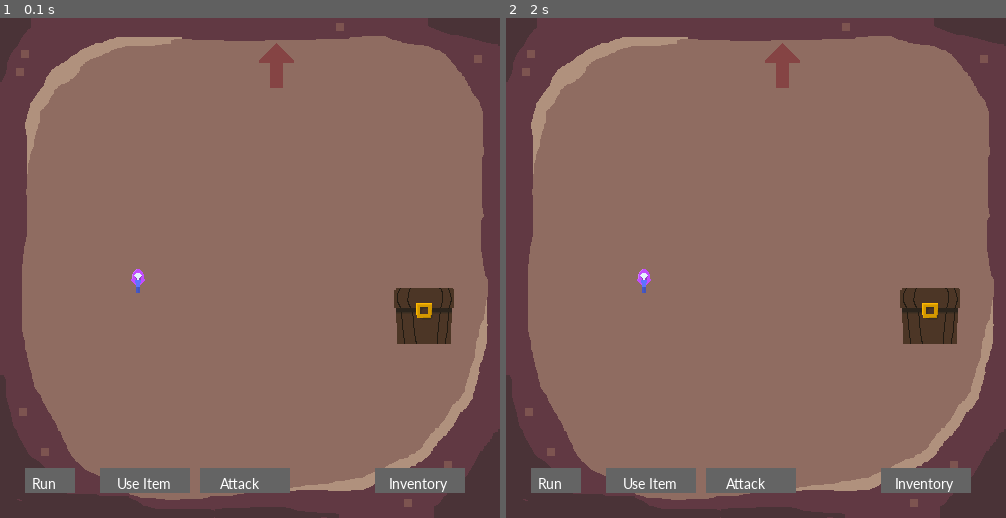
Above: before the commit, frames 1-2 (left to right).
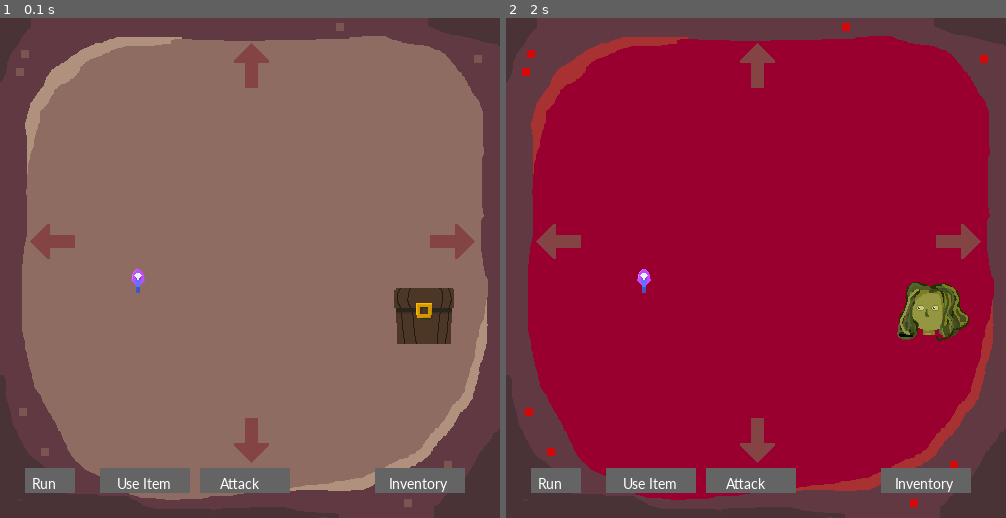
Above: after the commit, the same moments.

Repository: anra8571/csci4448_dungeoncrawler
Game: pygame game, started from pygame_test.py
The game is run twice, just before and just after one commit, with the same random seed, the same clock (stepped at 60 frames per second) and the same inputs.
Inputs (mouse positions are in pixels of both pictures, inside the frame that each line leads up to):
- Up to frame 1 (0.1 s): no input
- Up to frame 2 (2 s): click (556, 238) at 0.38 s; click (756, 63) at 1.72 s

The runs differ from the first frame. In frame 1, 1.4% of the frame differs, in the area x 6-95%, y 5-89%; in frame 2, 76%, in the area x 3-98%, y 1-98%.

Commit message:
spawn rooms, change room sprites based on room type

Diff:
--- a/pygame_test.py
+++ b/pygame_test.py
@@ -64,8 +64,12 @@
 class ArrowSprite(pygame.sprite.Sprite):
     def __init__(self, direction):
         super(ArrowSprite, self).__init__()
+        self.direction = direction
         if direction == "North":
             char_path = os.path.join("graphics", "arrow_up.png")
+            #self.surf = pygame.image.load(char_path).convert()
+            #self.surf.set_colorkey((0, 0, 0), RLEACCEL)
+            #self.rect = self.surf.get_rect()
         elif direction == "East":
             char_path = os.path.join("graphics", "arrow_right.png")
         elif direction == "South":
@@ -75,6 +79,8 @@
         self.surf = pygame.image.load(char_path).convert()
         self.surf.set_colorkey((0, 0, 0), RLEACCEL)
         self.rect = self.surf.get_rect()
+    def Clicked(self):
+        print("clicked the " + self.direction + " arrow")
 
 class Player():
     def __init__(self):
@@ -108,13 +114,18 @@
 map = {} # empty dictionary that will contain all the rooms - coordinate tuple is the key, room object value
 currentRoom = room.Room((0,0), "safe") # create initial room at (0,0) and it is a safe room
 
+numDefeated = 0 # number of enemies defeated
+
 run = True
 while run:
     # Draws the background and inventory buttons
     if currentRoom.roomType == "safe":
         screen.blit(bg_image, (0, 0)) # safe room background
+        screen.blit((chest.surf), ((3 * WIDTH)/4, HEIGHT/2))
     else:
         screen.blit(bg_monster, (0,0)) # monster background
+        screen.blit((monster.surf), ((3 * WIDTH)/4, HEIGHT/2))
+
     pygame.draw.rect(screen, (100, 100, 100), [375, 450, 90, 25]) # Inventory
     text = smallfont.render("Inventory", True, (255, 255, 255))
     screen.blit(text, (389, 457))
@@ -136,8 +147,11 @@
         continue
     else:
         screen.blit(player_sprite.surf, (WIDTH/4, HEIGHT/2))
-        screen.blit((chest.surf), ((3 * WIDTH)/4, HEIGHT/2))
-    screen.blit((northArrow.surf), (WIDTH/2, 20))
+
+    screen.blit((northArrow.surf), (225, 20))
+    screen.blit((eastArrow.surf), (WIDTH - 75, HEIGHT/2 -50))
+    screen.blit((southArrow.surf), (225, HEIGHT-100))
+    screen.blit((westArrow.surf), (30, HEIGHT/2-50))
 
     # Gets the mouse position
     mouse = pygame.mouse.get_pos()
@@ -149,6 +163,21 @@
             run = False
         if event.type == MOUSEBUTTONDOWN:
             print(mouse)
+
+            # arrow
+            if 235 <= mouse[0] < 270 and 25 <= mouse[1] <= 70: # northArrow.rect.collidepoint(mouse)
+                ArrowSprite.Clicked(northArrow)
+                currentRoom = room.Room.SpawnRoom(map, currentRoom, (currentRoom.x, currentRoom.y), numDefeated, "north")
+            elif 430 <= mouse[0] < 475 and 205 <= mouse[1] <= 240:
+                ArrowSprite.Clicked(eastArrow)
+                currentRoom = room.Room.SpawnRoom(map, currentRoom, (currentRoom.x, currentRoom.y), numDefeated, "east")
+            elif 235 <= mouse[0] < 270 and 400 <= mouse[1] <= 445:
+                ArrowSprite.Clicked(southArrow)
+                currentRoom = room.Room.SpawnRoom(map, currentRoom, (currentRoom.x, currentRoom.y), numDefeated, "south")
+            elif 30 <= mouse[0] < 75 and 205 <= mouse[1] <= 240:
+                ArrowSprite.Clicked(westArrow)
+                currentRoom = room.Room.SpawnRoom(map, currentRoom, (currentRoom.x, currentRoom.y), numDefeated, "west")
+
             # Clicked inventory button
             if 375 <= mouse[0] <= 465 and 375 <= mouse[1] <= 400:
                 show_inventory = True
--- a/room.py
+++ b/room.py
@@ -1,29 +1,50 @@
 import random
 
 class Room():
-    def __init__(self, coords):
-        # room type, chest, coordinates, monster
-        num = random.randint(1, 10)
-        if num <= 8: # 80% chance of monster room
-            self.roomType = "monster"
-        else: # 20% chance of safe room
-            self.roomType = "safe"
-
-        if self.roomType == "monster":
-            # self.monster = Monster()
-            print("Init monster for this room")
-        else:
-            # self.chest = Chest()
-            print("Init chest for this room")
-
-        self.x = coords[0] # pass in the x and y coordinates when initialized, based on player's location and which arrow is clicked
-        self.y = coords[1]
 
     def __init__(self, coords, roomType): # for initial safe room,
-        # room type, chest, coordinates, monster
-        self.roomType = roomType
 
-        # self.chest = Chest() # init chest for this room
+        if roomType == "random":
+            # room type, chest, coordinates, monster
+            num = random.randint(1, 10)
+            if num <= 8: # 80% chance of monster room
+                self.roomType = "monster"
+            else: # 20% chance of safe room
+                self.roomType = "safe"
 
-        self.x = coords[0] # pass in the x and y coordinates when initialized, based on player's location and which arrow is clicked
-        self.y = coords[1]
+            if self.roomType == "monster":
+                # self.monster = Monster()
+                print("Init monster for this room")
+            else:
+                # self.chest = Chest()
+                print("Init chest for this room")
+
+            self.x = coords[0] # pass in the x and y coordinates when initialized, based on player's location and which arrow is clicked
+            self.y = coords[1]
+        else:
+            # room type, chest, coordinates, monster
+            self.roomType = roomType
+
+            # self.chest = Chest() # init chest for this room
+
+            self.x = coords[0] # pass in the x and y coordinates when initialized, based on player's location and which arrow is clicked
+            self.y = coords[1]
+
+
+    def SpawnRoom(map, currentRoom, coord, numDefeated, direction):
+        if direction == "north":
+            new_coord = (coord[0], coord[1]+1)
+        elif direction == "east":
+            new_coord = (coord[0]+1, coord[1])
+        elif direction == "south":
+            new_coord = (coord[0], coord[1]-1)
+        else: # west
+            new_coord = (coord[0]-1, coord[1])
+        if new_coord not in map: # generate room
+                if numDefeated == 3:
+                    print("spawn boss")
+                else:
+                    new_room = Room(new_coord, "random")
+                    map[new_coord] = new_room # add to map
+                    return new_room
+        return map[new_coord] # this exists in the map already
